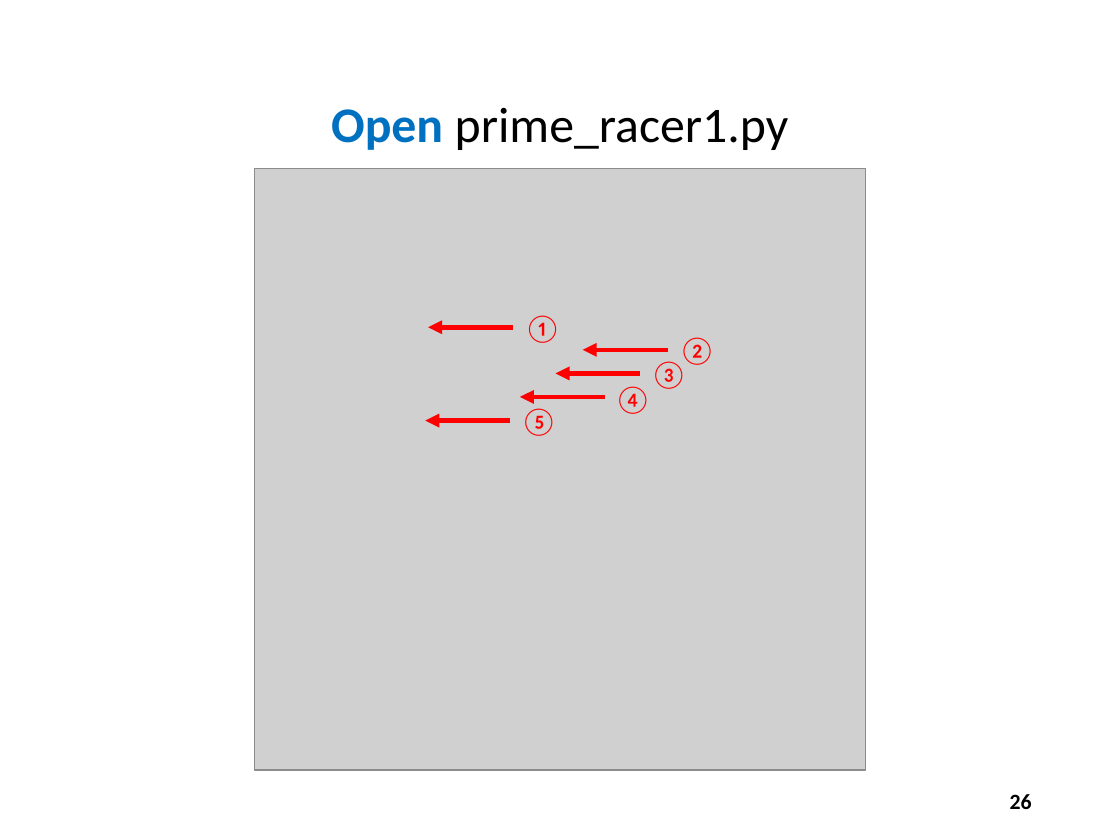
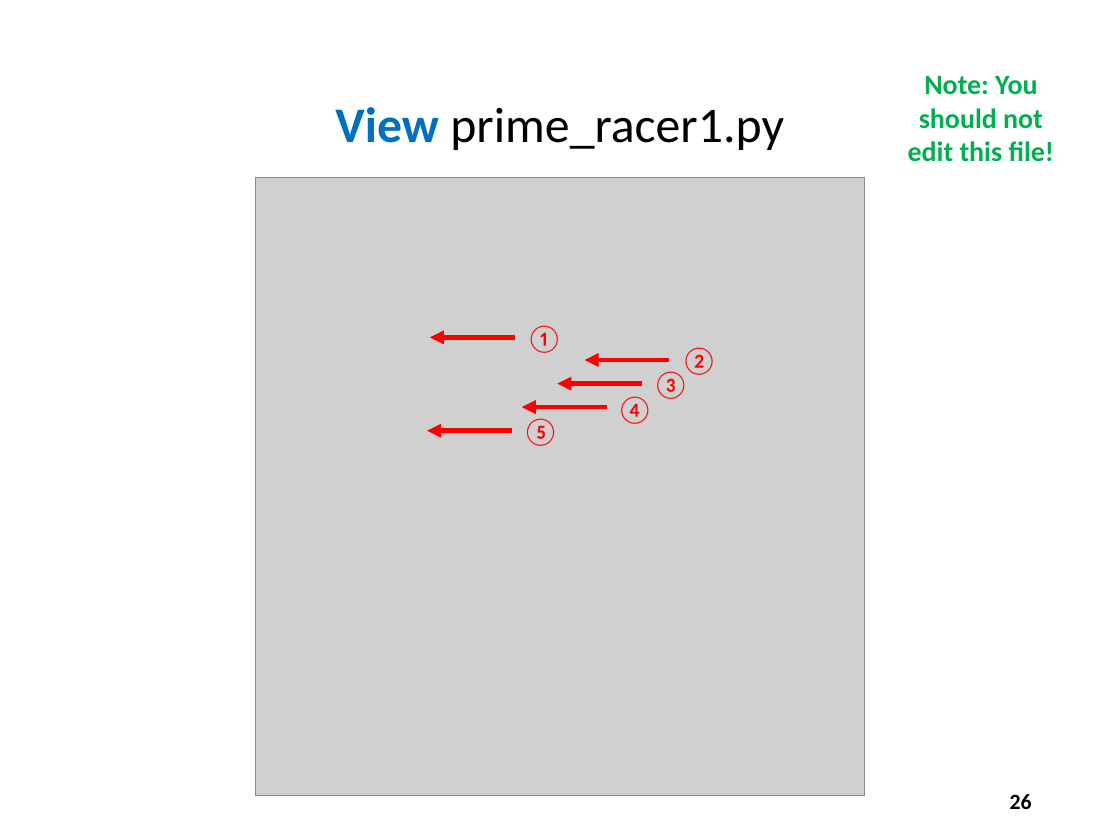
Before and after one commit to dbiersach/scicomp101, a slide deck: slide 26 of Session 10 - Random Numbers and Algorithms/Session 10 - Random Numbers and Algorithms.pptx. Drawn at 1120x840 pixels with LibreOffice and Linux fonts; fonts in the diff are those of the drawing; grey boxes stand for pictures. Boxes give left, top, right and bottom in pixels: in the first picture for what was removed or moved away, otherwise in the second. Text is boxed around its words. In the diff, an @@ line names an element or a change of style, - is before the commit and + after.

```diff
--- a/Session 10 - Random Numbers and Algorithms/Session 10 - Random Numbers and Algorithms.pptx
+++ b/Session 10 - Random Numbers and Algorithms/Session 10 - Random Numbers and Algorithms.pptx
@@ text added at [908,76,1055,162], 18 pt, text #00B050, bold @@
+Note: You should not edit this file!
@@ title at [335,107,784,150]: text changed @@
-Open prime_racer1.py
+View prime_racer1.py
@@ picture: place and size @@
-picture at [254,168,866,769]
+picture at [255,177,865,795]
@@ 5 texts, 4 arrows: place and size @@
-5 texts, 4 arrows at [426,315,716,436]
+5 texts, 4 arrows at [427,325,718,446]
@@ arrow moved from (668, 349) - (582, 349) to (670, 360) - (585, 360) @@
```
Also in this commit, not shown: 9 other slides changed, 7 other files.
